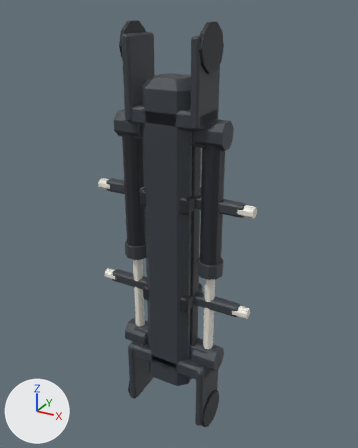
An edit to the FBX model Assets/Resources/ClamshellMeshes/Skel_Thigh_Medium.fbx, drawn before and after from the same camera.
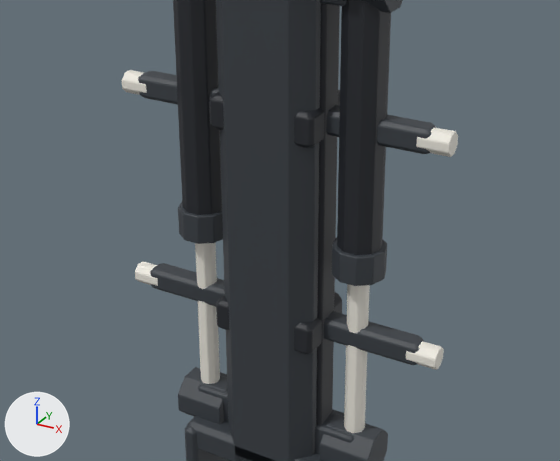
Each version is shown whole from a camera (50 mm lens) standing at (0.672, -1.18, 0.67) and looking at (0.004, 0.034, 0.063), then close up on the part from 11% to 85% of the width and 32% to 81% of the height. The axes (+X, +Y, +Z) are drawn at lower left. The lights are the same throughout. The last two pictures show the newer version. Where no turn or scale is listed for an object, it has been applied to the vertices.

Before the edit, the objects in view are built like this:
```python
me_skel_thigh_medium_001 = bpy.data.meshes.new('Skel_Thigh_Medium.001')
me_skel_thigh_medium_001.from_pydata(...)  # 6024 vertices, 5798 faces; spans x -0.255..0.255, y -0.066..0.066, z -0.635..0.635
# faces by material slot: [636, 1664, 3498]
me_skel_thigh_medium_001.materials.append(mat_panel)  # white #f0ece2
me_skel_thigh_medium_001.materials.append(mat_dark)  # black #23272d
me_skel_thigh_medium_001.materials.append(mat_frame)  # dark grey #3a3f45
ob_skel_thigh_medium = bpy.data.objects.new('Skel_Thigh_Medium', me_skel_thigh_medium_001)
ob_skel_thigh_medium.location = (0.0, 0.0, 0.0)
```
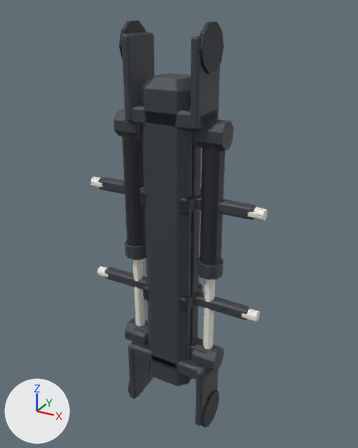
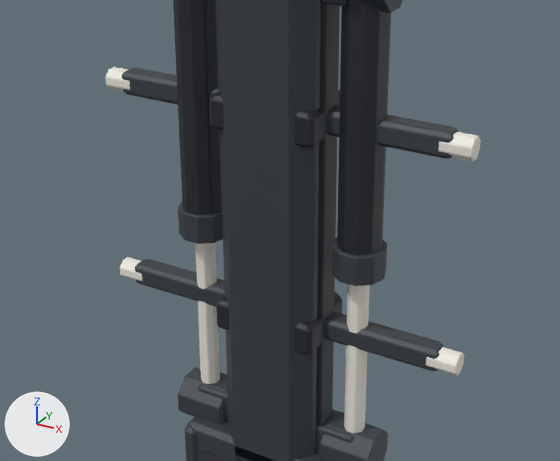
What changed in the scene script:
```text
Change me_skel_thigh_medium_001:
    used by ob_skel_thigh_medium; location = (0.0, 0.0, 0.0)
    remove me_skel_thigh_medium_001.from_pydata(...)  # 6024 vertices, 5798 faces; spans x -0.255..0.255, y -0.066..0.066, z -0.635..0.635
    add me_skel_thigh_medium_001.from_pydata(...)  # 6024 vertices, 5798 faces; spans x -0.286..0.286, y -0.066..0.066, z -0.635..0.635
    me_skel_thigh_medium_001 part 1: the loose piece of 224 vertices spanning x -0.23..0.23, y -0.015..0.015, z -0.179..-0.143 is multiplied about its middle by the matrix ((1.134, 0.0, 0.0), (0.0, 1.0, 0.0), (0.0, 0.0, 1.0))
    me_skel_thigh_medium_001 part 2: the loose piece of 112 vertices spanning x -0.255..-0.211, y -0.016..0.016, z -0.176..-0.145 is moved by (-0.03, 0.0, 0.0)
    me_skel_thigh_medium_001 part 3: the loose piece of 112 vertices spanning x 0.211..0.255, y -0.016..0.016, z -0.176..-0.145 is moved by (0.03, 0.0, 0.0)
    me_skel_thigh_medium_001 part 4: the loose piece of 224 vertices spanning x -0.23..0.23, y -0.015..0.015, z 0.143..0.179 is multiplied about its middle by the matrix ((1.134, 0.0, 0.0), (0.0, 1.0, 0.0), (0.0, 0.0, 1.0))
    me_skel_thigh_medium_001 part 5: the loose piece of 112 vertices spanning x -0.255..-0.211, y -0.016..0.016, z 0.145..0.176 is moved by (-0.03, 0.0, 0.0)
    me_skel_thigh_medium_001 part 6: the loose piece of 112 vertices spanning x 0.211..0.255, y -0.016..0.016, z 0.145..0.176 is moved by (0.03, 0.0, 0.0)
```

Location of each change, (x1, y1, x2, y2) in pixels of the close-ups (560 x 461 px; the box of a moved part takes in the faces that stretch with it):
'Skel_Thigh_Medium', reshaped: before (122, 0, 458, 461); after (105, 0, 481, 461)
part 1 of me_skel_thigh_medium_001, moved or reshaped: before (150, 263, 424, 365); after (135, 259, 445, 371)
part 2 of me_skel_thigh_medium_001, moved or reshaped: before (135, 261, 158, 286); after (120, 257, 143, 281)
part 3 of me_skel_thigh_medium_001, moved or reshaped: before (406, 341, 444, 370); after (426, 347, 464, 376)
part 4 of me_skel_thigh_medium_001, moved or reshaped: before (138, 71, 436, 154); after (122, 68, 458, 159)
part 5 of me_skel_thigh_medium_001, moved or reshaped: before (122, 70, 147, 95); after (105, 67, 130, 91)
part 6 of me_skel_thigh_medium_001, moved or reshaped: before (416, 128, 458, 157); after (439, 132, 481, 162)
